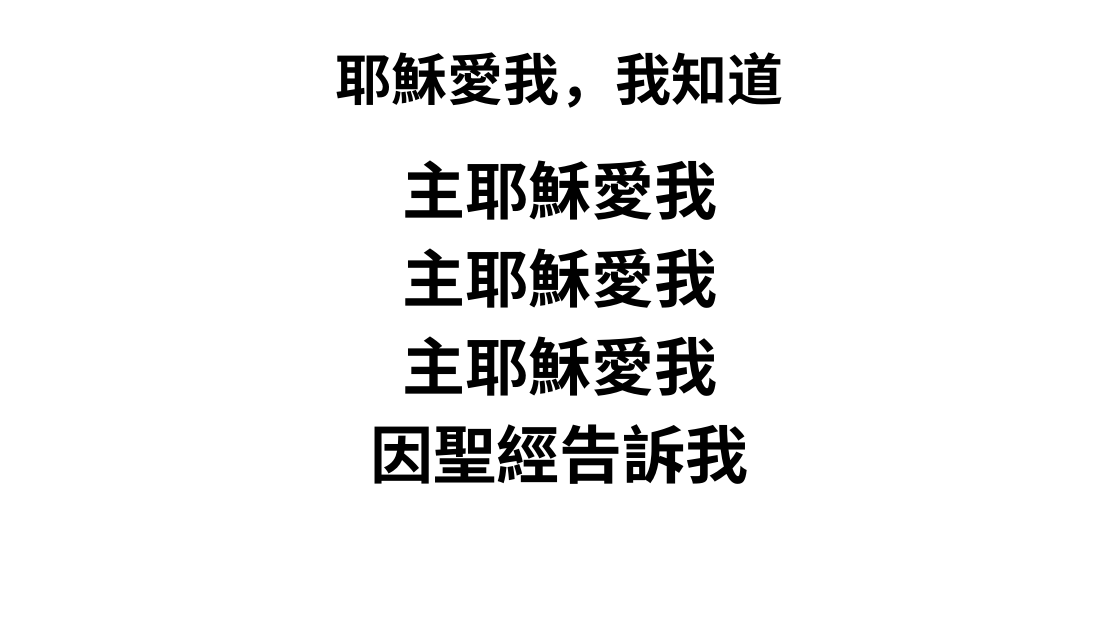
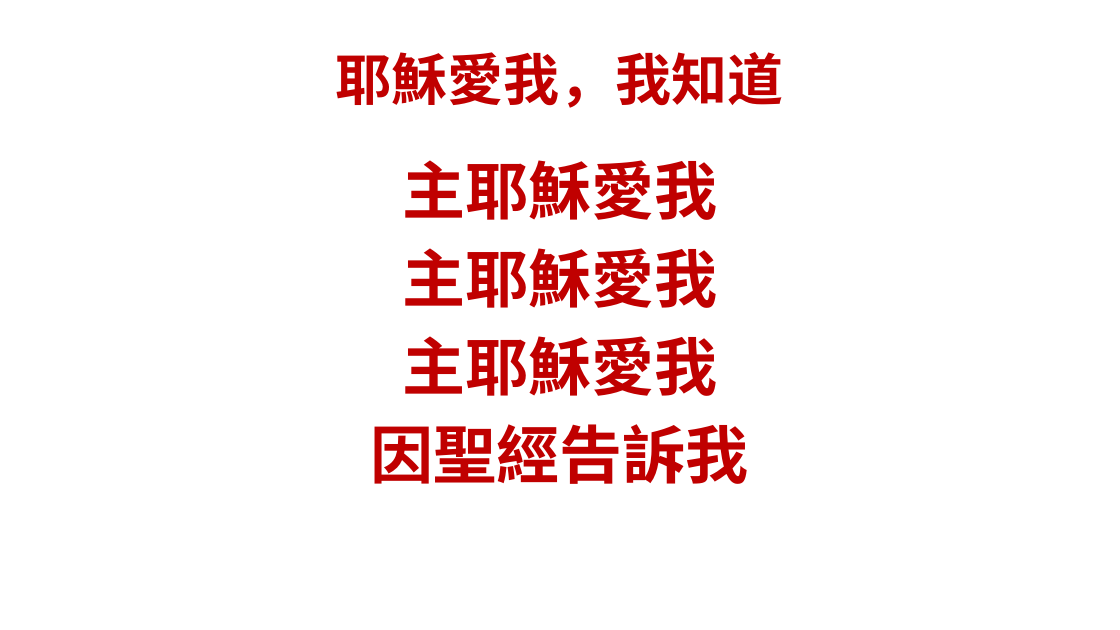
Before and after one commit to batisuoc/bible-school, a slide deck: slide 6 of 2020/9月.pptx. Drawn at 1120x630 pixels with LibreOffice and Linux fonts; fonts in the diff are those of the drawing; background and template pictures are left out. Boxes give left, top, right and bottom in pixels: in the first picture for what was removed or moved away, otherwise in the second. Text is boxed around its words. In the diff, an @@ line names an element or a change of style, - is before the commit and + after.

```diff
--- a/2020/9月.pptx
+++ b/2020/9月.pptx
@@ title "耶穌愛我，我知道" at bbox=[336, 52, 784, 108]: text colour #000000 to #C00000 @@
@@ text "主耶穌愛我" at bbox=[371, 160, 749, 484]: text colour #000000 to #C00000 @@
```
Also in this commit, not shown: 7 other slides changed, 2 slides added, 1 other file.
